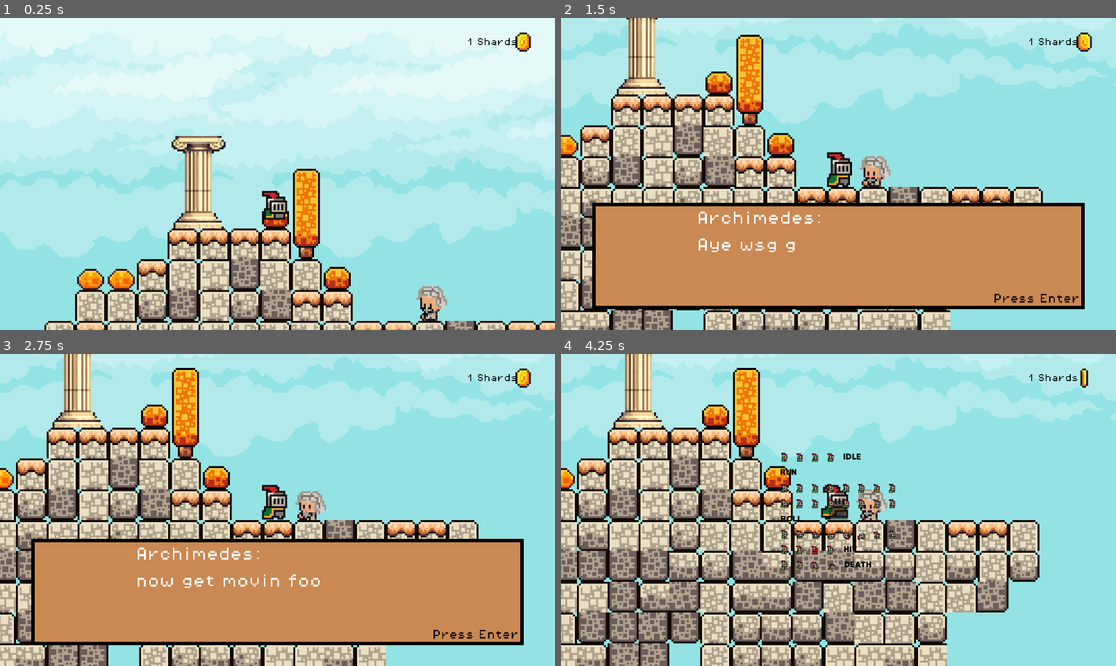
Above: before the commit, frames 1-4 (two rows, left to right).
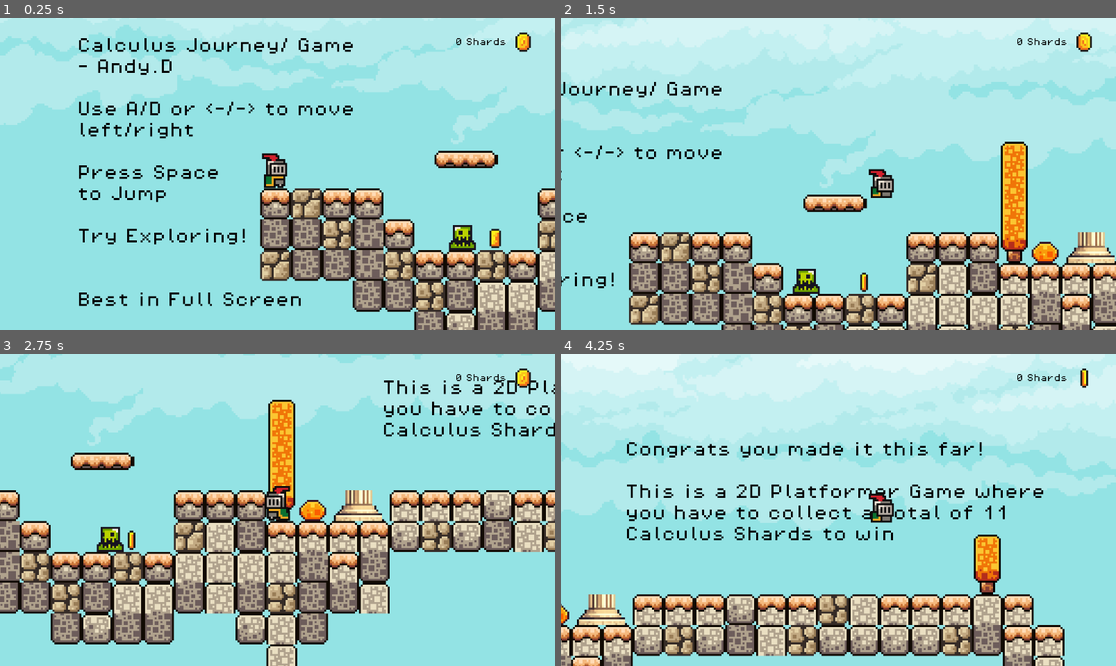
Above: after the commit, the same moments.

Repository: MarshyB01/testgamev2
Game: Godot game, scene res://scenes/game.tscn
Same seed, same stepped clock (60 frames per second), same inputs: the game is played once before the commit and once after it.
Inputs:
- Up to frame 1 (0.25 s): no input
- Up to frame 2 (1.5 s): tap Enter (dialogue_next) at 0.5, 1.35 s; hold Enter (dialogue_next) 0.53-1.28 s; hold D (move_right) from 0.53 s (still down); tap Space (jump) at 0.77 s
- Up to frame 3 (2.75 s): tap Space (jump) at 1.52 s; tap Enter (dialogue_next) at 2 s; release D (move_right) at 2.03 s; hold A (move_left) from 2.03 s (still down); hold Enter (dialogue_next) from 2.03 s (still down)
- Up to frame 4 (4.25 s): release A (move_left) at 2.78 s; release Enter (dialogue_next) at 2.78 s; hold D (move_right) from 2.78 s (still down); tap Enter (dialogue_next) at 2.85 s; tap Space (jump) at 3.02, 3.77 s; hold Enter (dialogue_next) from 3.53 s (still down)

The runs differ from the first frame. In frame 1, 86% of the frame differs, in the area x 0-100%, y 0-100%; in frame 2, 76%; in frame 3, 70%; in frame 4, 74%.

Commit message:
changes?

Diff:
--- a/scenes/archimedes.tscn
+++ b/scenes/archimedes.tscn
@@ -2,8 +2,8 @@
 
 [ext_resource type="Texture2D" uid="uid://d2lj5grva4v4w" path="res://assets/sprites/archimed.png" id="1_vpv5y"]
 [ext_resource type="Script" uid="uid://dpbet8sxar8v2" path="res://scripts/talkzone.gd" id="2_b6orl"]
-[ext_resource type="Texture2D" uid="uid://benenl4vkw0y0" path="res://assets/sprites/fruit.png" id="3_wakea"]
-[ext_resource type="Texture2D" uid="uid://cw5md41xsl508" path="res://assets/sprites/knight.png" id="4_55y71"]
+[ext_resource type="Texture2D" uid="uid://dsdx42a1bsjs4" path="res://imgs/material-uttxnfxk.png" id="3_wakea"]
+[ext_resource type="Texture2D" uid="uid://byukk3qdag6os" path="res://imgs/Method_of_exhaustion.jpg" id="4_55y71"]
 
 [sub_resource type="GDScript" id="GDScript_b0wga"]
 script/source = "extends Node2D
--- a/scenes/game.tscn
+++ b/scenes/game.tscn
@@ -3972,13 +3972,13 @@
 position = Vector2(2105, 96)
 
 [node name="Coin2" parent="TileMaps/MidGround" instance=ExtResource("5_iywne")]
-position = Vector2(2266, 7)
+position = Vector2(2391, 56)
 
 [node name="Archimedes" parent="TileMaps/MidGround" instance=ExtResource("18_bhx41")]
 position = Vector2(2346, 64)
 
 [node name="Player" parent="." groups=["player"] instance=ExtResource("2_iywne")]
-position = Vector2(2264, -17)
+position = Vector2(40, 58)
 script = ExtResource("3_p57ef")
 
 [node name="Camera2D" type="Camera2D" parent="Player"]
--- a/scenes/hud.tscn
+++ b/scenes/hud.tscn
@@ -117,9 +117,9 @@
 
 [node name="ScoreLabel" type="Label" parent="UI"]
 layout_mode = 0
-offset_left = 37.0
+offset_left = 14.0
 offset_top = 36.0
-offset_right = 271.0
+offset_right = 248.0
 offset_bottom = 52.0
 theme_override_colors/font_color = Color(0, 0, 0, 1)
 theme_override_fonts/font = ExtResource("2_5ysmq")
Binary file added: imgs/Method_of_exhaustion.jpg
Not shown, added: imgs/Method_of_exhaustion.jpg.import
Binary file added: imgs/material-uttxnfxk.png
Not shown, added: imgs/material-uttxnfxk.png.import
Not shown, changed: index.html
Not shown, changed: index.pck
